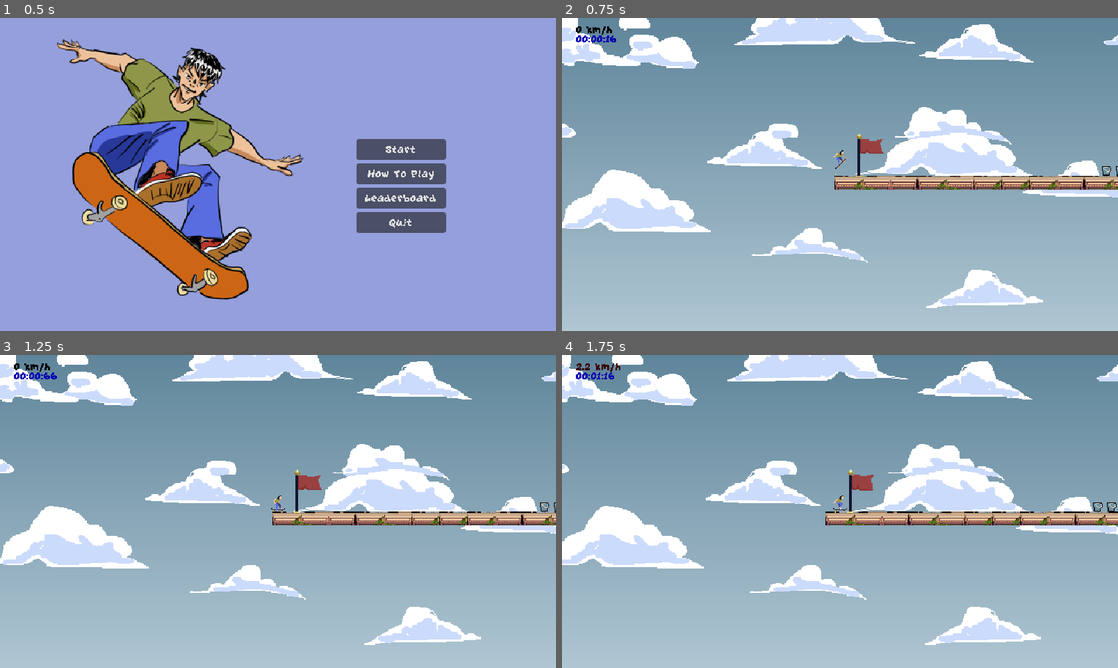
Above: before the commit, frames 1-4 (two rows, left to right).
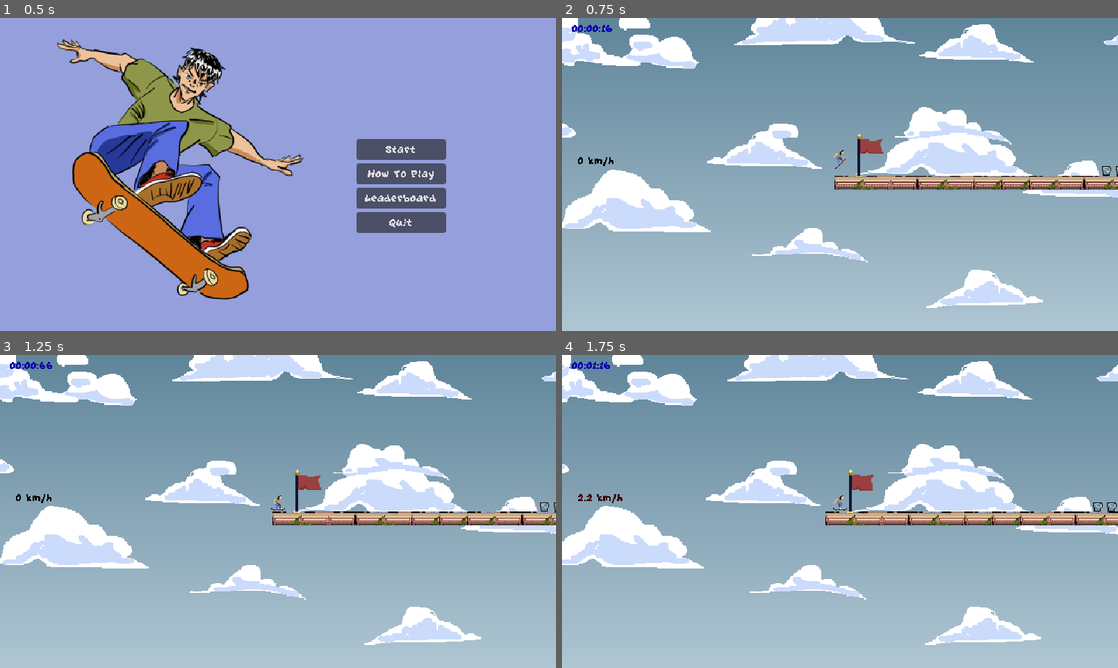
Above: after the commit, the same moments.

Repository: Minipeps/SpeedJam-8
Game: Godot game, scene res://Menus/MainMenu/MainMenu.tscn
Same seed, same stepped clock (60 frames per second), same inputs: the game is played once before the commit and once after it.
Inputs (mouse positions are in pixels of both pictures, inside the frame that each line leads up to):
- Up to frame 1 (0.5 s): no input
- Up to frame 2 (0.75 s): click "Start" at 0.5 s
- Up to frame 3 (1.25 s): no input
- Up to frame 4 (1.75 s): tap Enter (ui_accept) at 1.25, 1.52 s; move the mouse to (962, 495) at 1.27 s; hold Right (player_move_right) from 1.28 s (still down); tap C (display_end_screen_lose) at 1.35 s

Frame 1 is identical in both runs. In frame 2, 0.3% of the frame differs, in the area x 1-50%, y 2-50%; in frame 3, 0.3%; in frame 4, 0.3%, in the area x 1-50%, y 2-51%.

Commit message:
Fix best feature activaztion

Diff:
--- a/2D/Level.tscn
+++ b/2D/Level.tscn
@@ -190,6 +190,10 @@
 [sub_resource type="TileSet" id="TileSet_ho6v1"]
 sources/0 = SubResource("TileSetAtlasSource_pt5mu")
 
+[sub_resource type="Gradient" id="Gradient_1jrky"]
+offsets = PackedFloat32Array(0, 0.161716)
+colors = PackedColorArray(0, 0, 0, 1, 1, 1, 0, 1)
+
 [node name="Level" type="Node2D"]
 script = ExtResource("1_y5gdm")
 
@@ -226,13 +230,16 @@
 [node name="CanvasLayer" type="CanvasLayer" parent="."]
 
 [node name="Timer" parent="CanvasLayer" instance=ExtResource("4_a7a37")]
+offset_left = -5.0
+offset_top = -12.0
+offset_right = -5.0
+offset_bottom = -12.0
 
 [node name="SpeedCounter" parent="CanvasLayer" instance=ExtResource("6_sqcud")]
-anchors_preset = 0
-anchor_right = 0.0
-anchor_bottom = 0.0
-grow_horizontal = 1
-grow_vertical = 1
+offset_left = 2.0
+offset_top = 151.0
+offset_right = -236.0
+offset_bottom = 11.0
 
 [node name="Checkpoint" parent="." instance=ExtResource("5_bubwb")]
 position = Vector2(88, 265)
@@ -256,6 +263,7 @@
 GRAVITY_FACTOR = 4
 FALL_FACTOR = 2000
 TECH_TOLERANCE_TIME = 0.5
+SPEED_FOR_SPARKLE = 130
 
 [node name="Sparkle" type="CPUParticles2D" parent="Player2d"]
 position = Vector2(-5, 0)
@@ -270,4 +278,9 @@
 spread = 36.78
 gravity = Vector2(-100, -200)
 initial_velocity_max = 114.28
+scale_amount_min = 0.1
+scale_amount_max = 3.0
 color = Color(1, 1, 0.141176, 1)
+color_ramp = SubResource("Gradient_1jrky")
+hue_variation_min = 0.34
+hue_variation_max = 0.34
--- a/2D/Player/Player2D.tscn
+++ b/2D/Player/Player2D.tscn
@@ -215,5 +215,3 @@
 [node name="LoadingJumpTimer" type="Timer" parent="."]
 
 [node name="FallAnimationTimer" type="Timer" parent="."]
-
-[node name="SparkleTimer" type="Timer" parent="."]
--- a/2D/Player/player2D.gd
+++ b/2D/Player/player2D.gd
@@ -10,7 +10,7 @@
 @export var FALL_FACTOR = 4
 @export var TECH_TOLERANCE_TIME = 0.1
 @export var FLASH_TIME = 0.2
-@export var SPARkLE_TIME = 0.2
+@export var SPEED_FOR_SPARKLE = 50
 
 signal on_player_death
 
@@ -38,7 +38,6 @@
 @onready var techAnimationTimer: Timer = $TechAnimationTimer
 @onready var fallAnimationTimer: Timer = $FallAnimationTimer
 @onready var flyingTimer: Timer = $FlyingTimer
-@onready var sparkleTimer: Timer = $SparkleTimer
 var attemptingTech: bool = false
 
 func _ready():
@@ -60,10 +59,6 @@
 	flyingTimer.set_one_shot(true)
 	flyingTimer.set_wait_time(MAX_JUMP_DURATION)
 
-	sparkleTimer.set_one_shot(true)
-	sparkleTimer.set_wait_time(SPARkLE_TIME)
-	sparkleTimer.timeout.connect(_stop_sparkling)
-
 func reset_player():
 	isDead = false
 	leftTheFloor = false
@@ -79,7 +74,7 @@
 
 func _physics_process(delta):
 	print(velocity.x)
-	if velocity.x < 50:
+	if velocity.x > SPEED_FOR_SPARKLE:
 		_start_sparkling()
 	else:
 		_stop_sparkling()
@@ -246,10 +241,12 @@
 	$AnimatedSprite2D.modulate = Color(1., normalized, 1.)
 
 func _start_sparkling():
-	$Sparkle.amount = 30
+	if not $Sparkle.visible:
+		$Sparkle.visible = true
 
 func _stop_sparkling():
-	$Sparkle.amount = 0
+	if $Sparkle.visible:
+		$Sparkle.visible = false
 
 func _state_to_string(state: State) -> String:
 	if state == State.IDLE:
Not shown: 1 places in 2D/Level.tscn that only renumber resources
